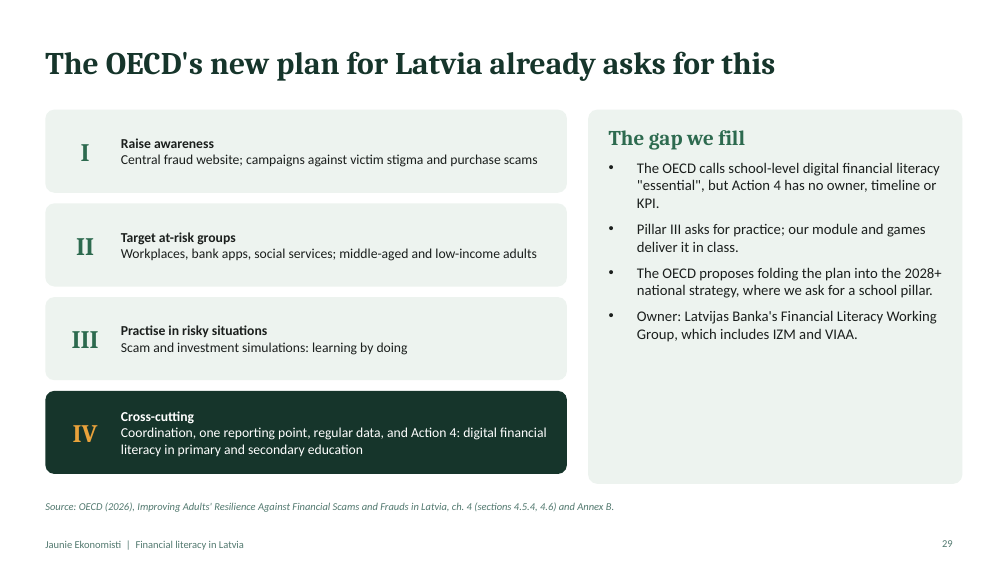
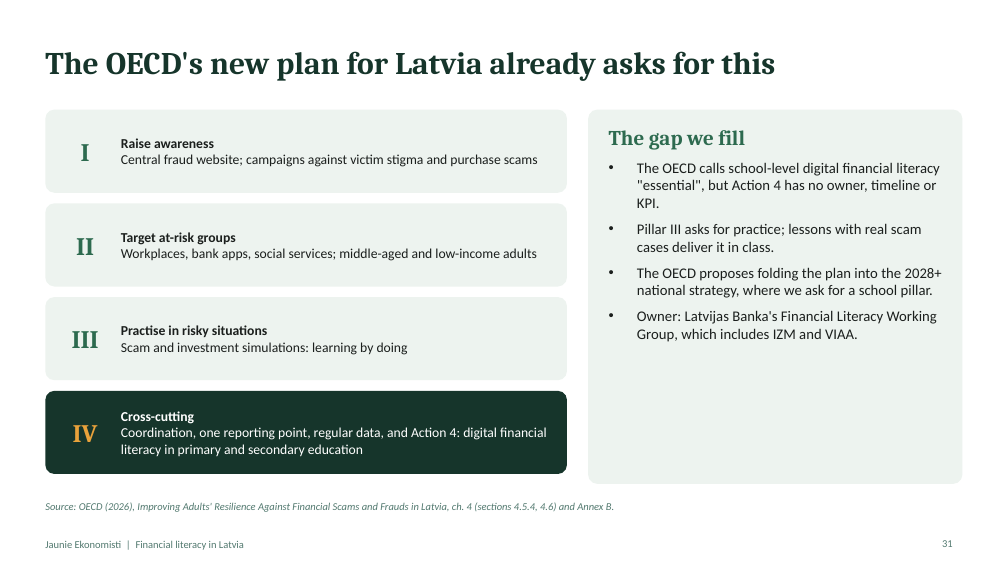
Before and after one commit to ArtisLV890/Elective-Impact-Making-for-the-Competitiveness-and-Data-Driven-Decisions-2026-2027, a slide deck: slide 31 of financial-literacy/presentation/Financial literacy in Latvia - presentation.pptx (slide 29 before the commit). Drawn at 1008x567 pixels with LibreOffice and Linux fonts; fonts in the diff are those of the drawing. Boxes give left, top, right and bottom in pixels: in the first picture for what was removed or moved away, otherwise in the second. Text is boxed around its words. In the diff, an @@ line names an element or a change of style, - is before the commit and + after.

```diff
--- a/financial-literacy/presentation/Financial literacy in Latvia - presentation.pptx
+++ b/financial-literacy/presentation/Financial literacy in Latvia - presentation.pptx
@@ text at <box>637,223,922,252</box>: text changed @@
-• Pillar III asks for practice; our module and games deliver it in class.
+• Pillar III asks for practice; lessons with real scam cases deliver it in class.
@@ page number at <box>942,540,953,547</box>: text changed @@
-29
+31
```
Also in this commit, not shown: 12 other slides changed, 4 slides added, 1 slide removed, 9 other files.
